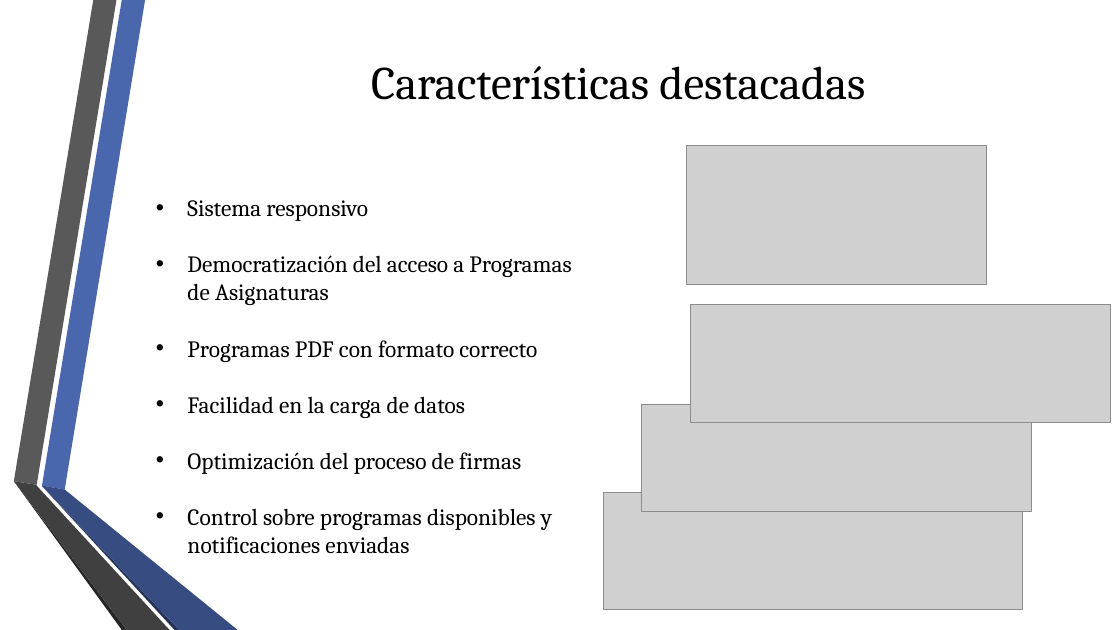
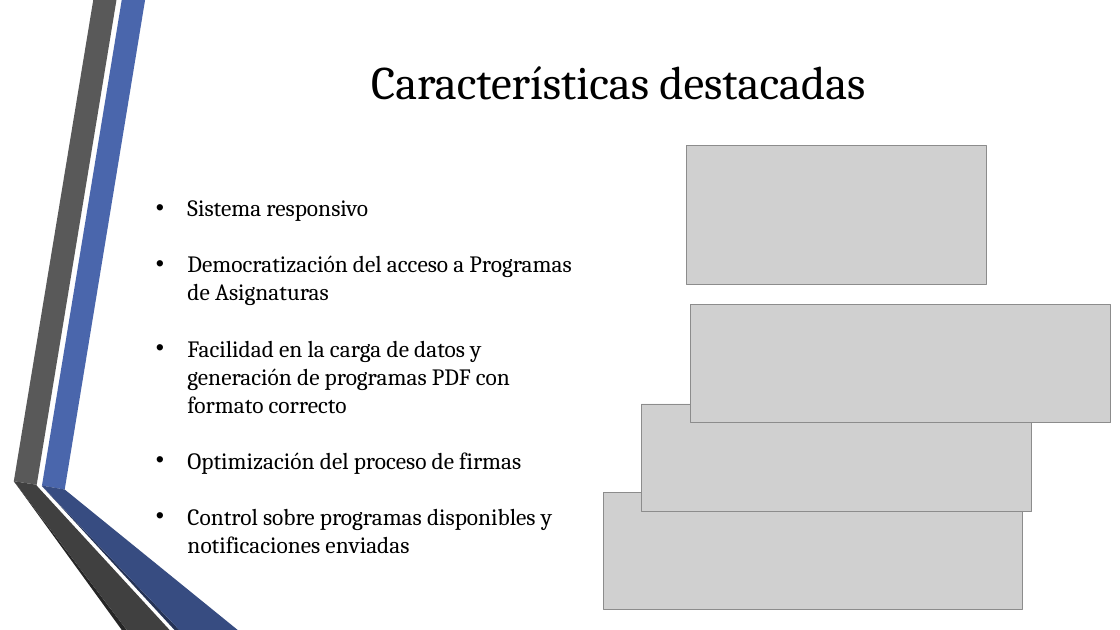
Before and after one commit to fge23/Sistema-VASPA, a slide deck: slide 27 of Presentaciones/Presentación VASPA - Diciembre 2020 - Examen Final/Presentación VASPA - Diciembre 2020 - Examen Final.pptx (slide 28 before the commit). Drawn at 1120x630 pixels with LibreOffice and Linux fonts; fonts in the diff are those of the drawing; grey boxes stand for pictures; background and template pictures are left out. Boxes give left, top, right and bottom in pixels: in the first picture for what was removed or moved away, otherwise in the second. Text is boxed around its words. In the diff, an @@ line names an element or a change of style, - is before the commit and + after.

```diff
--- a/Presentaciones/Presentación VASPA - Diciembre 2020 - Examen Final/Presentación VASPA - Diciembre 2020 - Examen Final.pptx
+++ b/Presentaciones/Presentación VASPA - Diciembre 2020 - Examen Final/Presentación VASPA - Diciembre 2020 - Examen Final.pptx
@@ text at <box>187,340,510,414</box>: text changed @@
-• Programas PDF con formato correcto
-• Facilidad en la carga de datos
+• Facilidad en la carga de datos y generación de programas PDF con formato correcto
```
Also in this commit, not shown: 7 other slides changed, 1 slide removed.
